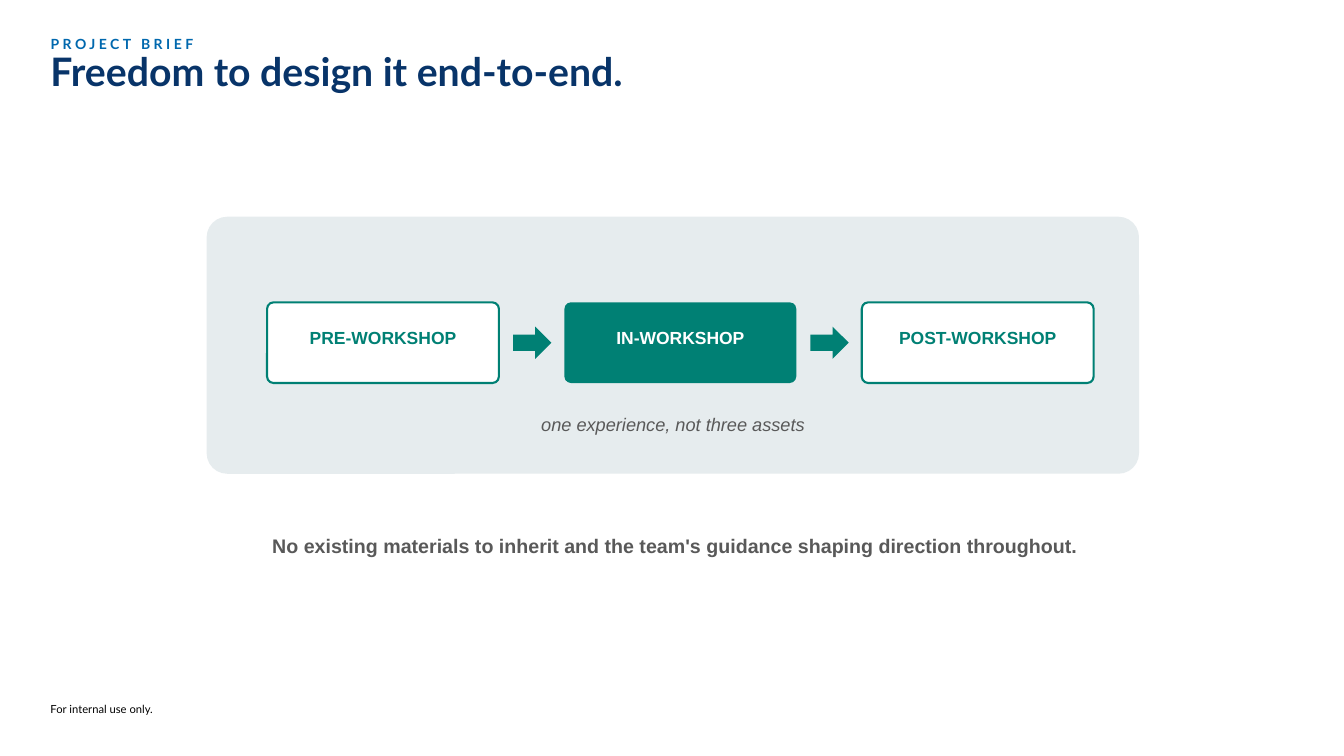
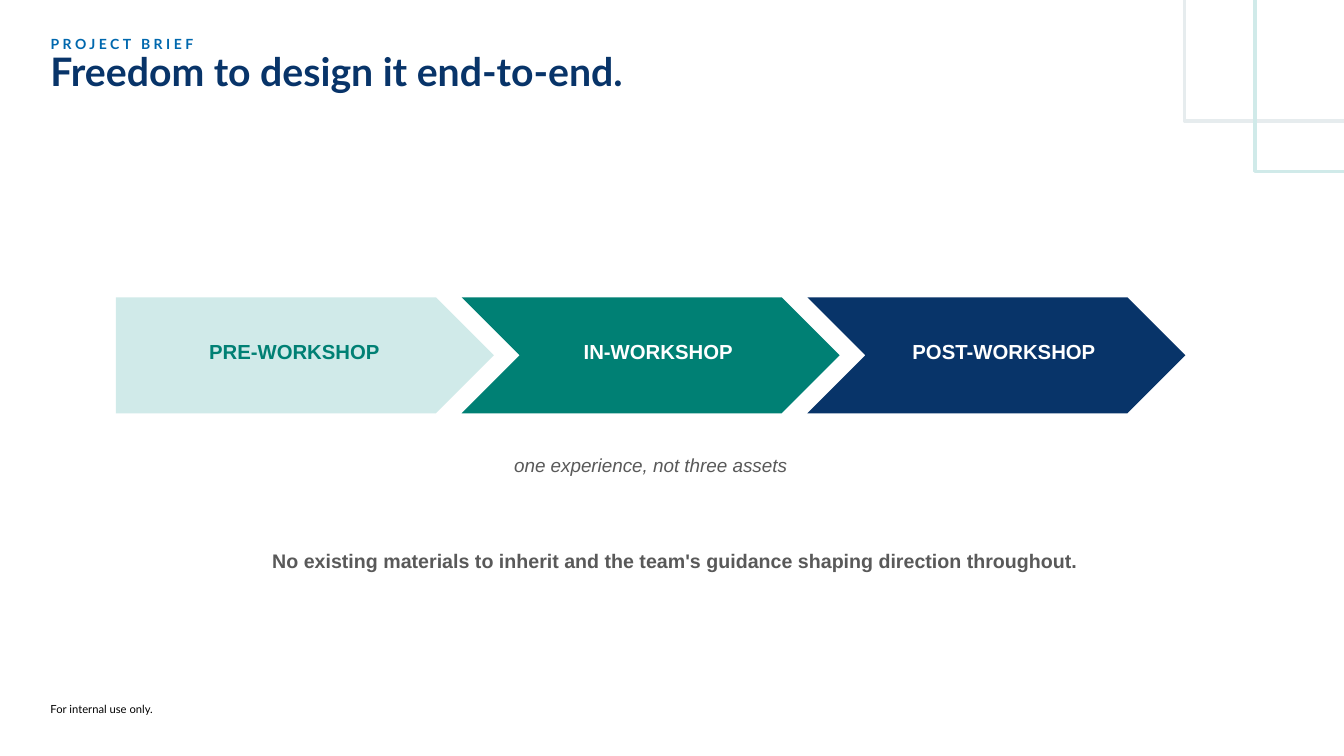
Before and after one commit to cheesin30/decisionframework, a slide deck: slide 3 of outputs/LTI_Learning_Experience_Capital_Learning.pptx. Drawn at 1344x756 pixels with LibreOffice and Linux fonts; fonts in the diff are those of the drawing. Boxes give left, top, right and bottom in pixels: in the first picture for what was removed or moved away, otherwise in the second. Text is boxed around its words. In the diff, an @@ line names an element or a change of style, - is before the commit and + after.

```diff
--- a/outputs/LTI_Learning_Experience_Capital_Learning.pptx
+++ b/outputs/LTI_Learning_Experience_Capital_Learning.pptx
@@ rectangle added at <box>1185,0,1344,121</box>, outline #E6ECEE 2.5 pt @@
@@ rectangle added at <box>1255,0,1344,171</box>, outline #D0EAE9 2.5 pt @@
@@ rounded rectangle removed at <box>207,217,1139,474</box> @@
@@ pentagon arrow added at <box>116,297,494,413</box>, fill #D0EAE9 @@
@@ chevron: place and size @@
-chevron at <box>565,302,797,383</box>
+chevron at <box>462,297,840,413</box>
@@ chevron at <box>462,297,840,413</box>: rounded rectangle to chevron @@
@@ chevron added at <box>808,297,1186,413</box>, fill #083469 @@
@@ rounded rectangle removed at <box>267,302,499,383</box> @@
@@ right arrow removed at <box>513,327,552,359</box> @@
@@ right arrow removed at <box>811,327,849,359</box> @@
@@ rounded rectangle removed at <box>862,302,1094,383</box> @@
@@ text "PRE-WORKSHOP" at <box>209,345,379,359</box>: size 12.5 to 14.5 pt @@
@@ text "PRE-WORKSHOP": place and size @@
-text "PRE-WORKSHOP" at <box>310,331,457,344</box>
+text "PRE-WORKSHOP" at <box>209,345,379,359</box>
@@ text "IN-WORKSHOP": place and size @@
-text "IN-WORKSHOP" at <box>616,331,744,344</box>
+text "IN-WORKSHOP" at <box>584,344,733,360</box>
@@ text "IN-WORKSHOP" at <box>584,344,733,360</box>: size 12.5 to 14.5 pt @@
@@ text "POST-WORKSHOP": place and size @@
-text "POST-WORKSHOP" at <box>899,331,1056,344</box>
+text "POST-WORKSHOP" at <box>912,344,1095,360</box>
@@ text "POST-WORKSHOP" at <box>912,344,1095,360</box>: size 12.5 to 14.5 pt, text colour #008074 to #FFFFFF @@
@@ text "one experience, not three assets": place and size @@
-text "one experience, not three assets" at <box>541,418,805,435</box>
+text "one experience, not three assets" at <box>514,458,787,476</box>
@@ text "one experience, not three assets" at <box>514,458,787,476</box>: size 13 to 13.5 pt @@
@@ text "No existing materials to inherit ...": place and size @@
-text "No existing materials to inherit ..." at <box>272,539,1077,557</box>
+text "No existing materials to inherit ..." at <box>272,554,1077,572</box>
```
Also in this commit, not shown: 6 other slides changed.
